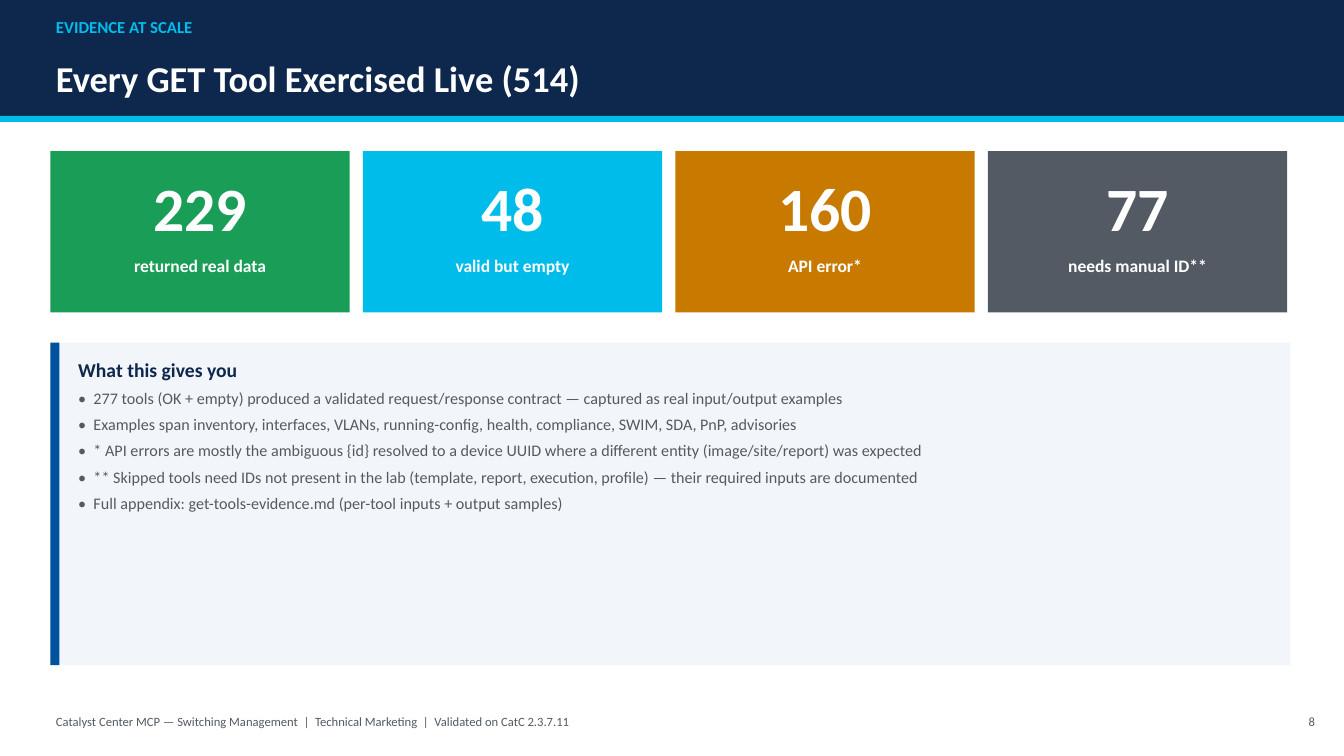
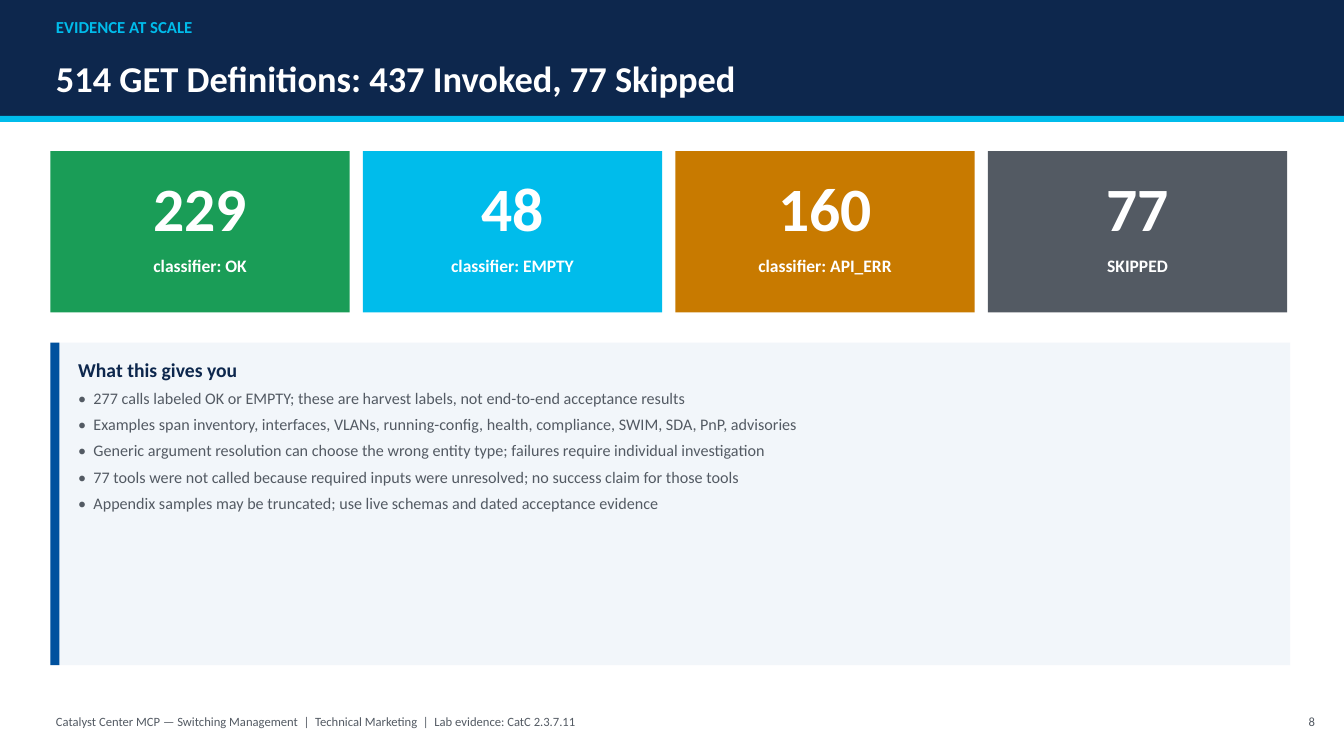
Before and after one commit to jeremycohoe/catc-mcp-oss, a slide deck: slide 8 of examples/switching-validation/Catalyst-Center-MCP-Switching.pptx. Drawn at 1344x756 pixels with LibreOffice and Linux fonts; fonts in the diff are those of the drawing. Boxes give left, top, right and bottom in pixels: in the first picture for what was removed or moved away, otherwise in the second. Text is boxed around its words. In the diff, an @@ line names an element or a change of style, - is before the commit and + after.

```diff
--- a/examples/switching-validation/Catalyst-Center-MCP-Switching.pptx
+++ b/examples/switching-validation/Catalyst-Center-MCP-Switching.pptx
@@ text at (56,66,735,98): text changed @@
-Every GET Tool Exercised Live (514)
+514 GET Definitions: 437 Invoked, 77 Skipped
@@ text at (153,259,246,272): text changed @@
-returned real data
+classifier: OK
@@ text at (451,259,574,272): text changed @@
-valid but empty
+classifier: EMPTY
@@ text at (758,259,891,275): text changed @@
-API error*
+classifier: API_ERR
@@ text at (1107,260,1168,272): text changed @@
-needs manual ID**
+SKIPPED
@@ text at (93,393,685,407): text changed @@
-• 277 tools (OK + empty) produced a validated request/response contract — captured as real input/output examples
+• 277 calls labeled OK or EMPTY; these are harvest labels, not end-to-end acceptance results
@@ text at (93,445,764,512): text changed @@
-• * API errors are mostly the ambiguous {id} resolved to a device UUID where a different entity (image/site/report) was expected
-• ** Skipped tools need IDs not present in the lab (template, report, execution, profile) — their required inputs are documented
-• Full appendix: get-tools-evidence.md (per-tool inputs + output samples)
+• Generic argument resolution can choose the wrong entity type; failures require individual investigation
+• 77 tools were not called because required inputs were unresolved; no success claim for those tools
+• Appendix samples may be truncated; use live schemas and dated acceptance evidence
@@ text at (56,717,575,728): text changed @@
-Catalyst Center MCP — Switching Management | Technical Marketing | Validated on CatC 2.3.7.11
+Catalyst Center MCP — Switching Management | Technical Marketing | Lab evidence: CatC 2.3.7.11
```
Also in this commit, not shown: 13 other slides changed, 1 slide added, 8 other files.
